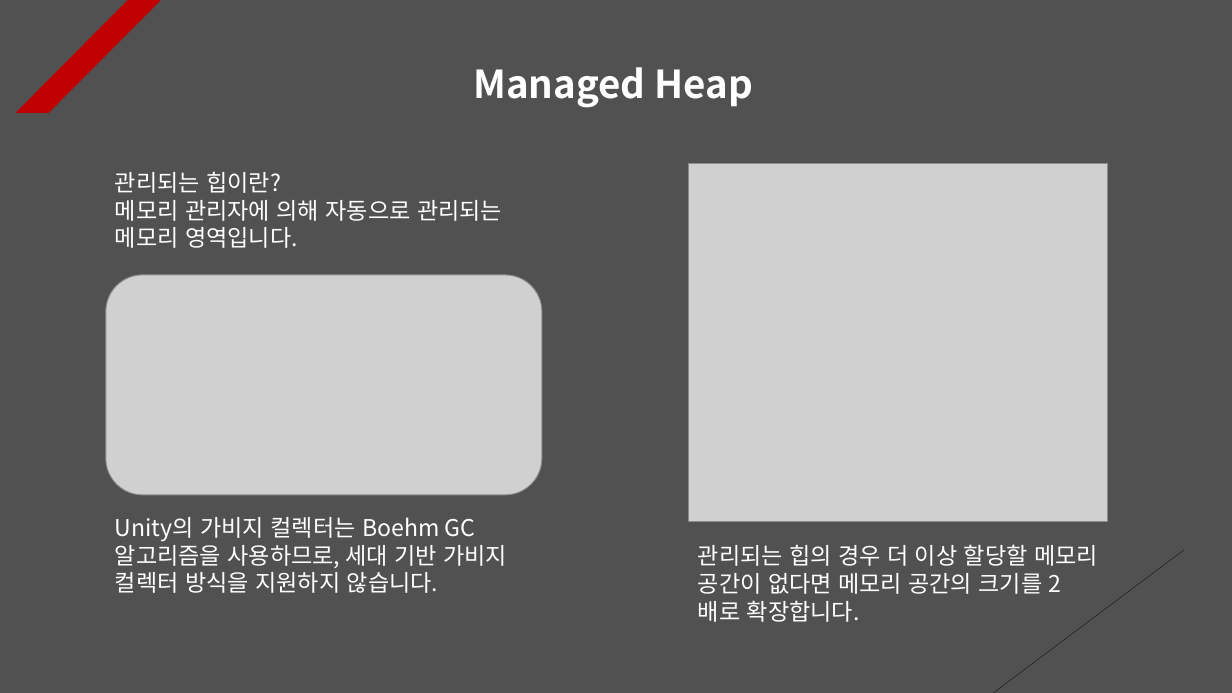
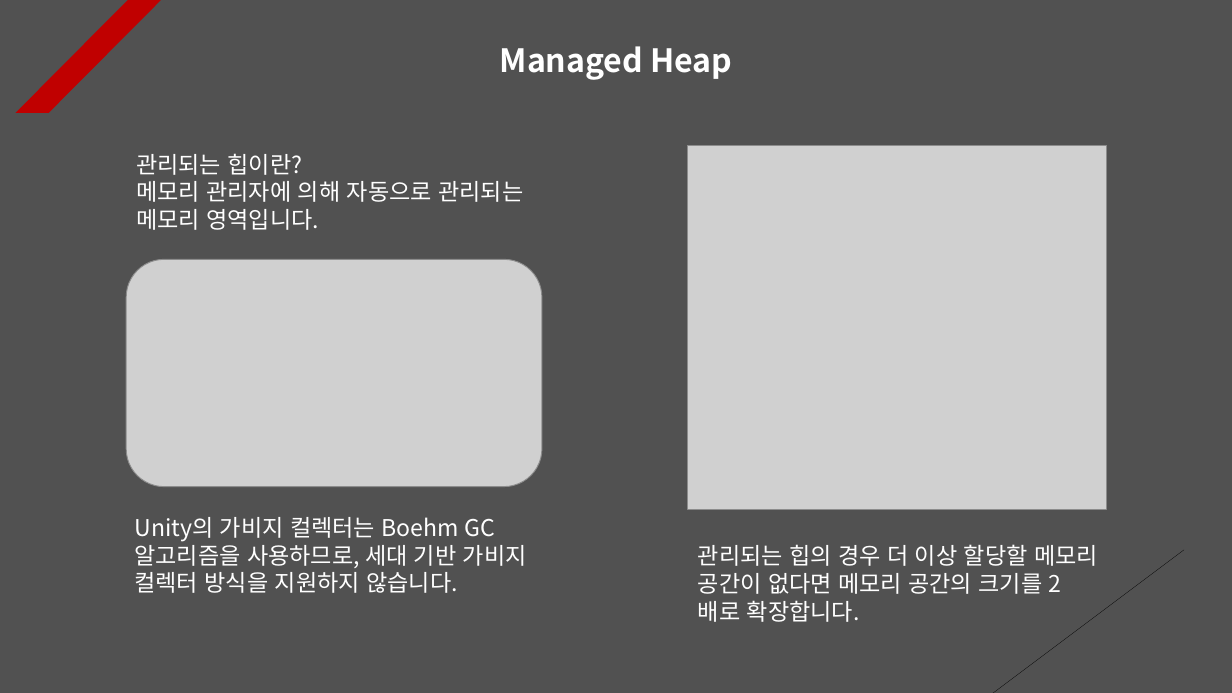
Before and after one commit to Unity2033/3D-UnityEngine, a slide deck: slide 11 of Assets/Class/Instantiate & Destroy/PPT Data/Instatiate and Destroy Example.pptx (slide 12 before the commit). Drawn at 1232x693 pixels with LibreOffice and Linux fonts; fonts in the diff are those of the drawing; grey boxes stand for pictures. Boxes give left, top, right and bottom in pixels: in the first picture for what was removed or moved away, otherwise in the second. Text is boxed around its words. In the diff, an @@ line names an element or a change of style, - is before the commit and + after.

```diff
--- a/Assets/Class/Instantiate & Destroy/PPT Data/Instatiate and Destroy Example.pptx
+++ b/Assets/Class/Instantiate & Destroy/PPT Data/Instatiate and Destroy Example.pptx
@@ text "Managed Heap": place and size @@
-text "Managed Heap" at [473, 67, 752, 108]
+text "Managed Heap" at [500, 46, 732, 80]
@@ text "Managed Heap" at [500, 46, 732, 80]: size 30 to 25 pt; alignment left to centre @@
@@ text "관리되는 힙이란?": place and size @@
-text "관리되는 힙이란?" at [115, 171, 502, 248]
+text "관리되는 힙이란?" at [136, 153, 523, 230]
@@ picture: place and size @@
-picture at [689, 164, 1107, 521]
+picture at [688, 145, 1106, 509]
@@ picture: place and size @@
-picture at [106, 275, 543, 495]
+picture at [127, 260, 543, 487]
@@ text "Unity의 가비지 컬렉터는 Boehm GC ...": place and size @@
-text "Unity의 가비지 컬렉터는 Boehm GC ..." at [115, 517, 507, 593]
+text "Unity의 가비지 컬렉터는 Boehm GC ..." at [134, 517, 527, 593]
```
Also in this commit, not shown: 8 other slides changed, 1 slide added, 2 slides removed, 25 other files.
